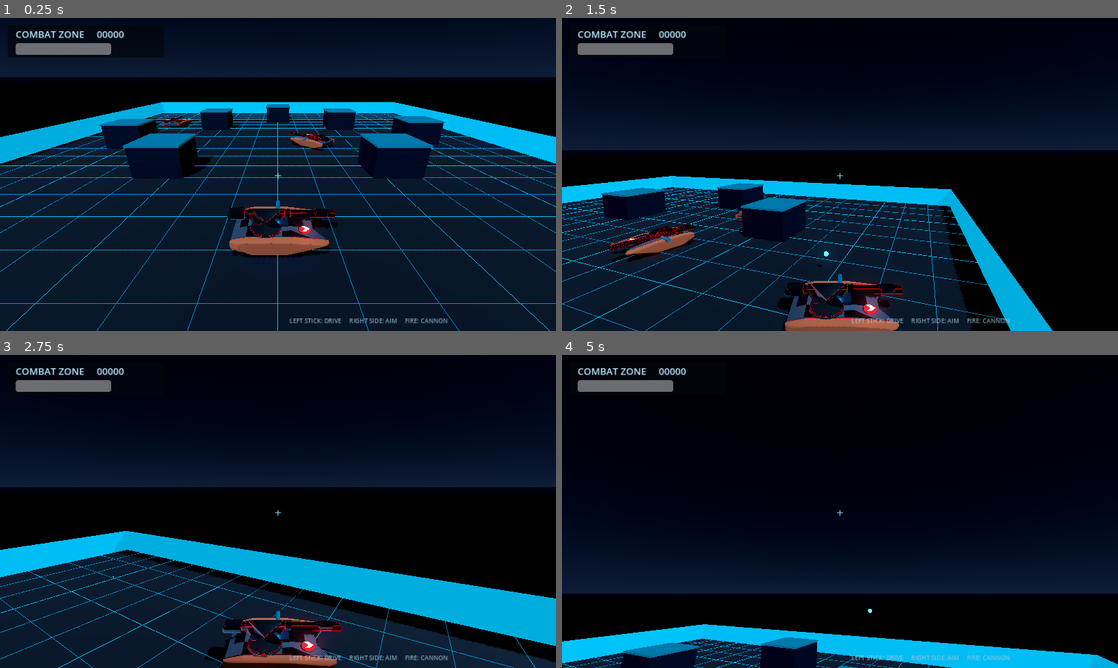
Above: before the commit, frames 1-4 (two rows, left to right).
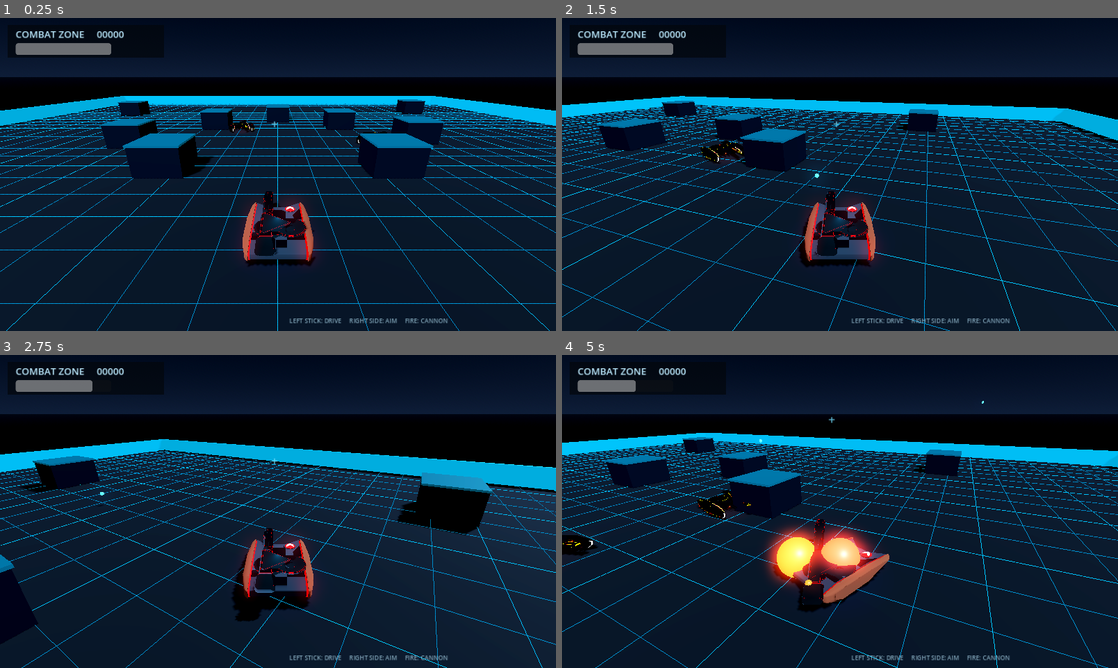
Above: after the commit, the same moments.

Repository: mrballistic/tron-tank-battle
Game: Godot game, scene res://scenes/battle.tscn
Same seed, same stepped clock (60 frames per second), same inputs: the game is played once before the commit and once after it.
Inputs (mouse positions are in pixels of both pictures, inside the frame that each line leads up to):
- Up to frame 1 (0.25 s): no input
- Up to frame 2 (1.5 s): move the mouse to (962, 158) at 0.52 s; press the mouse at (962, 158) at 0.53 s; hold D (turn_right) 0.53-1.25 s; release the mouse at (962, 158) at 1.25 s; drag from (728, 190) to (812, 237) at 1.27 s
- Up to frame 3 (2.75 s): move the mouse to (333, 442) at 2.02 s; press the mouse at (333, 442) at 2.03 s; hold D (turn_right) from 2.03 s (still down)
- Up to frame 4 (5 s): release D (turn_right) at 2.75 s; release the mouse at (895, 442) at 2.75 s; drag from (812, 574) to (673, 464) at 2.77 s; move the mouse to (1006, 558) at 3.52 s; press the mouse at (1006, 558) at 3.53 s; hold A (turn_left) 3.53-4.25 s; release the mouse at (1006, 558) at 4.25 s; drag from (673, 464) to (756, 433) at 4.27 s

The runs differ from the first frame. In frame 1, 12% of the frame differs, in the area x 0-100%, y 24-80%; in frame 2, 53%; in frame 3, 61%, in the area x 0-100%, y 8-100%; in frame 4, 60%.

Commit message:
revised models

Diff:
--- /dev/null
+++ b/scenes/evolution_tank_rig.tscn
@@ -0,0 +1,18 @@
+[gd_scene load_steps=3 format=3]
+
+[ext_resource type="PackedScene" path="res://vendor/evolution_light_tank/scene.gltf" id="1"]
+[ext_resource type="Script" path="res://scripts/tank_rig.gd" id="2"]
+
+[node name="Tank" type="Node3D"]
+script = ExtResource("2")
+turret_assembly = &"Turret Mount"
+
+[node name="Artwork" parent="." instance=ExtResource("1")]
+rotation = Vector3(0, 1.5707963, 0)
+scale = Vector3(0.65, 0.65, 0.65)
+
+[node name="TurretPivot" type="Node3D" parent="."]
+position = Vector3(0.497, 0.925, 1.183)
+
+[node name="Muzzle" type="Marker3D" parent="TurretPivot"]
+position = Vector3(-1.146, -0.057, -3.987)
--- /dev/null
+++ b/scenes/tank_rig.tscn
@@ -0,0 +1,18 @@
+[gd_scene load_steps=3 format=3]
+
+[ext_resource type="PackedScene" path="res://vendor/tron_1982_tank/scene.gltf" id="1"]
+[ext_resource type="Script" path="res://scripts/tank_rig.gd" id="2"]
+
+[node name="Tank" type="Node3D"]
+script = ExtResource("2")
+turret_assembly = &"Cylinder"
+
+[node name="Artwork" parent="." instance=ExtResource("1")]
+rotation = Vector3(0, -1.5707963, 0)
+scale = Vector3(1.8, 1.8, 1.8)
+
+[node name="TurretPivot" type="Node3D" parent="."]
+position = Vector3(0.6069, 1.0052, 0.5796)
+
+[node name="Muzzle" type="Marker3D" parent="TurretPivot"]
+position = Vector3(-1.166, 0.128, -3.561)
--- a/scripts/battle.gd
+++ b/scripts/battle.gd
@@ -1,7 +1,10 @@
 extends Node3D
 
-const TANK_SCENE := preload("res://vendor/tron_1982_tank/scene.gltf")
-const ARENA := 54.0
+const TANK_SCENE := preload("res://scenes/tank_rig.tscn")
+const ENEMY_SCENE := preload("res://scenes/evolution_tank_rig.tscn")
+const ARENA := 96.0
+const HALF_ARENA := ARENA * 0.5
+const ENEMIES_PER_WAVE := 2
 const PLAYER_SPEED := 7.2
 const TURN_RATE := 1.45
 const SHELL_SPEED := 24.0
@@ -16,6 +19,7 @@
 var enemy_brain_timer := 0.0
 var ended := false
 var hud: Label
+var crosshair: Label
 var armor_bar: ProgressBar
 var message: Label
 var joystick: Control
@@ -33,7 +37,7 @@
 	_build_lighting()
 	_build_arena()
 	_spawn_player()
-	_spawn_enemies(4)
+	_spawn_enemies()
 	_build_hud()
 	_build_touch_controls()
 	_update_hud()
@@ -48,6 +52,9 @@
 	_update_enemies(delta)
 	_update_shells(delta)
 	_update_camera(delta)
+	var tip := player.get_node("TurretPivot/Muzzle") as Marker3D
+	var sight := tip.global_position - tip.global_basis.z * 24.0
+	crosshair.position = get_viewport().get_camera_3d().unproject_position(sight) - crosshair.size * 0.5
 	if (firing or Input.is_action_pressed("fire")) and reloading <= 0.0:
 		_fire(player, true)
 		reloading = 0.72
@@ -97,15 +104,15 @@
 	ground_mat.metallic = 0.15
 	ground.material_override = ground_mat
 	add_child(ground)
-	for i in range(-27, 28, 3):
+	for i in range(-int(HALF_ARENA), int(HALF_ARENA) + 1, 3):
 		var c := Color(0.0, 0.45, 0.65, 0.22) if i % 9 == 0 else Color(0.0, 0.32, 0.44, 0.10)
-		_add_line(Vector3(i, 0.016, -27), Vector3(i, 0.016, 27), c, 0.025 if i % 9 == 0 else 0.012)
-		_add_line(Vector3(-27, 0.016, i), Vector3(27, 0.016, i), c, 0.025 if i % 9 == 0 else 0.012)
+		_add_line(Vector3(i, 0.016, -HALF_ARENA), Vector3(i, 0.016, HALF_ARENA), c, 0.025 if i % 9 == 0 else 0.012)
+		_add_line(Vector3(-HALF_ARENA, 0.016, i), Vector3(HALF_ARENA, 0.016, i), c, 0.025 if i % 9 == 0 else 0.012)
 	var wall_material := _material(Color(0.02, 0.22, 0.31), Color(0.0, 0.6, 0.85), 0.9)
 	for side in [-1, 1]:
-		_add_wall(Vector3(0, 1.2, side * 27), Vector3(54, 2.4, 0), wall_material)
-		_add_wall(Vector3(side * 27, 1.2, 0), Vector3(0, 2.4, 54), wall_material)
-	for p in [Vector3(-10, 0, -10), Vector3(10, 0, -10), Vector3(-10, 0, 10), Vector3(10, 0, 10), Vector3(-18, 0, 1), Vector3(18, 0, -1), Vector3(0, 0, -17)]:
+		_add_wall(Vector3(0, 1.2, side * HALF_ARENA), Vector3(ARENA, 2.4, 0.35), wall_material)
+		_add_wall(Vector3(side * HALF_ARENA, 1.2, 0), Vector3(0.35, 2.4, ARENA), wall_material)
+	for p in [Vector3(-10, 0, -10), Vector3(10, 0, -10), Vector3(-10, 0, 10), Vector3(10, 0, 10), Vector3(-18, 0, 1), Vector3(18, 0, -1), Vector3(0, 0, -17), Vector3(-32, 0, -25), Vector3(31, 0, -28), Vector3(-27, 0, 26), Vector3(32, 0, 23), Vector3(-7, 0, 34)]:
 		obstacles.append(p)
 		_make_bunker(p)
 
@@ -158,65 +165,42 @@
 	player.position = Vector3(0, 0, 20)
 	add_child(player)
 
-func _spawn_enemies(count: int) -> void:
-	for i in range(count):
+func _spawn_enemies() -> void:
+	# Spawn on opposite approaches. Mirror a lane if the player occupies it.
+	for i in range(ENEMIES_PER_WAVE):
 		var enemy := _make_tank(false)
-		var candidate := Vector3(arena_rng.randf_range(-21, 21), 0, arena_rng.randf_range(-16, 4))
-		var tries := 0
-		while (candidate.distance_to(player.position) < 18.0 or _near_obstacle(candidate, 5.0)) and tries < 24:
-			candidate = Vector3(arena_rng.randf_range(-21, 21), 0, arena_rng.randf_range(-16, 4))
-			tries += 1
-		enemy.position = candidate
-		enemy.rotation.y = arena_rng.randf_range(-PI, PI)
+		var entry := Vector3(-6.0, 0, -9.0) if i == 0 else Vector3(13.0, 0, -1.0)
+		if entry.distance_to(player.position) < 16.0:
+			entry.z = 34.0 if player.position.z < 0.0 else -34.0
+		enemy.position = entry
+		var offset := player.position - entry
+		enemy.rotation.y = atan2(-offset.x, -offset.z)
 		add_child(enemy)
 		enemies.append(enemy)
 
 func _make_tank(is_player: bool) -> Node3D:
-	var root := Node3D.new()
+	var scene := TANK_SCENE if is_player else ENEMY_SCENE
+	var root := scene.instantiate() as Node3D
 	root.set_meta("hp", 3 if is_player else 2)
 	root.set_meta("reload", arena_rng.randf_range(1.1, 2.0))
 	root.set_meta("state", "hunt")
 	root.set_meta("speed", 7.2 if is_player else arena_rng.randf_range(2.5, 3.6))
-	root.set_meta("turret_yaw", 0.0)
 	var collider := StaticBody3D.new()
+	collider.name = "Hull"
+	collider.collision_layer = 2
 	var collision_shape := CollisionShape3D.new()
 	var hull_shape := BoxShape3D.new()
-	hull_shape.size = Vector3(2.5, 1.5, 3.5)
+	hull_shape.size = Vector3(3.2, 1.4, 4.6) if is_player else Vector3(3.8, 1.25, 5.2)
 	collision_shape.shape = hull_shape
 	collision_shape.position.y = 0.75
 	collider.add_child(collision_shape)
 	root.add_child(collider)
-	var model := TANK_SCENE.instantiate()
-	model.scale = Vector3.ONE * 1.8
-	model.rotation.y = PI
-	root.add_child(model)
 	var light := OmniLight3D.new()
 	light.position = Vector3(0, 1.3, 0)
 	light.light_color = Color(0.0, 0.72, 1.0) if is_player else Color(1.0, 0.18, 0.035)
 	light.light_energy = 0.25
 	light.omni_range = 4.5
 	root.add_child(light)
-	var turret := Node3D.new()
-	turret.name = "TurretPivot"
-	turret.position = Vector3(0, 1.0, 0)
-	root.add_child(turret)
-	var barrel := MeshInstance3D.new()
-	var barrel_mesh := CylinderMesh.new()
-	barrel_mesh.top_radius = 0.09
-	barrel_mesh.bottom_radius = 0.13
-	barrel_mesh.height = 2.0
-	barrel.mesh = barrel_mesh
-	barrel.rotation.x = PI * 0.5
-	barrel.position = Vector3(0, 0.0, -1.0)
-	barrel.material_override = _material(Color(0.07, 0.16, 0.2), Color(0.0, 0.55, 0.85), 0.45)
-	turret.add_child(barrel)
-	var mantle := MeshInstance3D.new()
-	var mantle_mesh := BoxMesh.new()
-	mantle_mesh.size = Vector3(1.0, 0.45, 0.9)
-	mantle.mesh = mantle_mesh
-	mantle.position.y = -0.12
-	mantle.material_override = _material(Color(0.08, 0.15, 0.19), Color(0.0, 0.22, 0.32), 0.2)
-	turret.add_child(mantle)
 	if is_player:
 		var pivot := Node3D.new()
 		pivot.name = "CameraPivot"
@@ -243,16 +227,16 @@
 	var next_pos := player.position + forward * throttle * speed * delta
 	if _can_move(next_pos):
 		player.position = next_pos
-	var camera := player.get_node("CameraPivot/Camera3D") as Camera3D
-	if aim_touch >= 0:
-		camera.rotation.y -= aim_delta.x * 0.0025
-		camera.rotation.x = clampf(camera.rotation.x - aim_delta.y * 0.0017, -0.1, 0.34)
-		var turret: Node3D = player.get_node("TurretPivot")
-		turret.rotation.y = -camera.rotation.y
-		aim_delta = Vector2.ZERO
-	else:
-		var turret: Node3D = player.get_node("TurretPivot")
-		turret.rotation.y = move_toward(turret.rotation.y, 0.0, delta * 1.6)
+	var turret := player.get_node("TurretPivot") as Node3D
+	turret.rotation.y -= aim_delta.x * 0.0025
+	turret.rotation.x = clampf(turret.rotation.x - aim_delta.y * 0.0017, -0.12, 0.22)
+	aim_delta = Vector2.ZERO
+	var pivot := player.get_node("CameraPivot") as Node3D
+	pivot.rotation.y = turret.rotation.y
+
+func _input(event: InputEvent) -> void:
+	if event is InputEventMouseMotion and Input.is_mouse_button_pressed(MOUSE_BUTTON_RIGHT):
+		aim_delta += event.relative
 
 func _update_enemies(delta: float) -> void:
 	for enemy in enemies:
@@ -276,14 +260,20 @@
 			var next_pos := enemy.position - enemy.global_basis.z * float(enemy.get_meta("speed")) * 0.55 * delta
 			if _can_move(next_pos):
 				enemy.position = next_pos
+		var turret := enemy.get_node("TurretPivot") as Node3D
+		var muzzle := turret.get_node("Muzzle") as Marker3D
+		var target := player.global_position + Vector3.UP
+		var offset := target - muzzle.global_position
+		var barrel_yaw := atan2(-offset.x, -offset.z)
+		turret.rotation.y = rotate_toward(turret.rotation.y, barrel_yaw - enemy.rotation.y, 1.9 * delta)
+		turret.rotation.x = clampf(atan2(offset.y, Vector2(offset.x, offset.z).length()), -0.12, 0.22)
+		var aligned := (-muzzle.global_basis.z).dot((target - muzzle.global_position).normalized()) > 0.999
 		var reload: float = enemy.get_meta("reload")
 		reload -= delta
-		if reload <= 0.0 and clear and distance < 36.0:
+		if reload <= 0.0 and clear and aligned and distance < 36.0:
 			_fire(enemy, false)
 			reload = arena_rng.randf_range(1.8, 3.2)
 		enemy.set_meta("reload", reload)
-		var turret: Node3D = enemy.get_node("TurretPivot")
-		turret.rotation.y = 0.0
 
 func _update_camera(delta: float) -> void:
 	var pivot := player.get_node("CameraPivot") as Node3D
@@ -291,15 +281,9 @@
 	pivot.global_position = pivot.global_position.lerp(target, minf(1.0, 5.0 * delta))
 
 func _fire(from: Node3D, player_shell: bool) -> void:
-	var direction: Vector3
-	var muzzle: Vector3
-	if player_shell:
-		var camera := player.get_node("CameraPivot/Camera3D") as Camera3D
-		direction = -camera.global_basis.z.normalized()
-		muzzle = from.global_position + Vector3.UP * 1.45 + (-from.global_basis.z * 1.7)
-	else:
-		direction = (player.global_position + Vector3.UP * 0.9 - from.global_position - Vector3.UP).normalized()
-		muzzle = from.global_position + Vector3.UP * 1.1 + direction * 1.8
+	var tip := from.get_node("TurretPivot/Muzzle") as Marker3D
+	var direction := -tip.global_basis.z.normalized()
+	var muzzle := tip.global_position
 	var color := Color(0.12, 0.78, 1.0) if player_shell else Color(1.0, 0.22, 0.07)
 	var shell := MeshInstance3D.new()
 	var sphere := SphereMesh.new()
@@ -309,7 +293,7 @@
 	shell.position = muzzle
 	shell.material_override = _material(color, color, 2.5)
 	add_child(shell)
-	shells.append({"node": shell, "direction": direction, "player": player_shell, "life": 2.5})
+	shells.append({"node": shell, "direction": direction, "player": player_shell, "life": 2.5, "owner_rid": (from.get_node("Hull") as StaticBody3D).get_rid()})
 	_spawn_flash(muzzle, color, 0.25)
 
 func _update_shells(delta: float) -> void:
@@ -320,23 +304,16 @@
 		var from: Vector3 = shell.position
 		var to: Vector3 = from + shell_data.direction * SHELL_SPEED * delta
 		var query := PhysicsRayQueryParameters3D.create(from, to)
-		query.collide_with_areas = true
+		query.exclude = [shell_data.owner_rid]
 		var hit := get_world_3d().direct_space_state.intersect_ray(query)
 		var did_hit := not hit.is_empty()
 		if did_hit:
 			var hit_pos: Vector3 = hit.position
-			if shell_data.player:
-				var target: Node = hit.collider
-				while target != null and not target in enemies:
-					target = target.get_parent()
-				if target != null:
-					_damage_enemy(target)
-			else:
-				var target := hit.collider as Node
-				while target != null and target != player:
-					target = target.get_parent()
-				if target == player:
-					_damage_player()
+			var target := (hit.collider as Node).get_parent() as Node3D
+			if shell_data.player and target in enemies:
+				_damage_enemy(target)
+			elif not shell_data.player and target == player:
+				_damage_player()
 			_spawn_impact(hit_pos, Color(0.12, 0.72, 1.0) if shell_data.player else Color(1.0, 0.2, 0.06))
 		else:
 			shell.position = to
@@ -356,7 +333,7 @@
 		score += 100
 		enemy.queue_free()
 		if enemies.is_empty():
-			_spawn_enemies(4)
+			_spawn_enemies()
 	_update_hud()
 
 func _damage_player() -> void:
@@ -416,10 +393,8 @@
 	armor_bar.max_value = 5
 	armor_bar.show_percentage = false
 	root.add_child(armor_bar)
-	var crosshair := Label.new()
+	crosshair = Label.new()
 	crosshair.text = "+"
-	crosshair.set_anchors_preset(Control.PRESET_CENTER)
-	crosshair.position = Vector2(-8, -18)
 	crosshair.add_theme_font_size_override("font_size", 28)
 	crosshair.add_theme_color_override("font_color", Color(0.45, 0.88, 1.0, 0.8))
 	root.add_child(crosshair)
@@ -531,7 +506,7 @@
 	return false
 
 func _line_clear(from: Vector3, to: Vector3) -> bool:
-	var query := PhysicsRayQueryParameters3D.create(from, to)
+	var query := PhysicsRayQueryParameters3D.create(from, to, 1)
 	return get_world_3d().direct_space_state.intersect_ray(query).is_empty()
 
 func _add_line(a: Vector3, b: Vector3, color: Color, width: float) -> void:
--- /dev/null
+++ b/scripts/tank_rig.gd
@@ -0,0 +1,9 @@
+extends Node3D
+
+@export var turret_assembly: StringName
+
+func _ready() -> void:
+	# Both source models group the barrel and trim beneath a rigid turret node.
+	# Preserve the imported geometry's rest pose when attaching it to the game pivot.
+	var assembly := $Artwork.find_child(turret_assembly, true, false) as Node3D
+	assembly.reparent($TurretPivot, true)
Binary file changed: docs/media/arena.jpg
Binary file changed: docs/media/encounter.jpg
Binary file changed: docs/media/gameplay.gif
Not shown, added: scripts/tank_rig.gd.uid
Not shown, added: vendor/evolution_light_tank/license.txt
Binary file added: vendor/evolution_light_tank/scene.bin
Not shown, added: vendor/evolution_light_tank/scene.gltf
Not shown, added: vendor/evolution_light_tank/scene.gltf.import
Binary file added: vendor/evolution_light_tank/textures/Body_baseColor.png
Not shown, added: vendor/evolution_light_tank/textures/Body_baseColor.png.import
Binary file added: vendor/evolution_light_tank/textures/Body_emissive.png
Not shown, added: vendor/evolution_light_tank/textures/Body_emissive.png.import
(and 21 more such lines)
